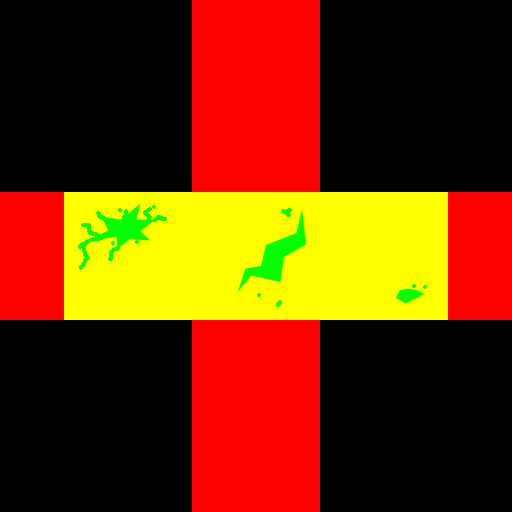
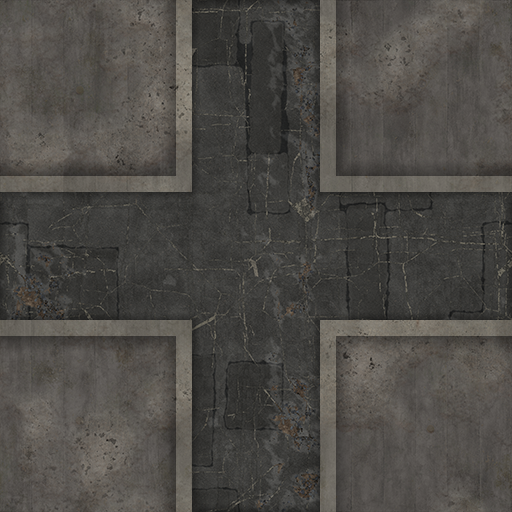
Before/after of a 512x512 layered artwork. What changed in the layer stack:
hid group "gameplay" (6 layers) over [0, 0, 512, 512]